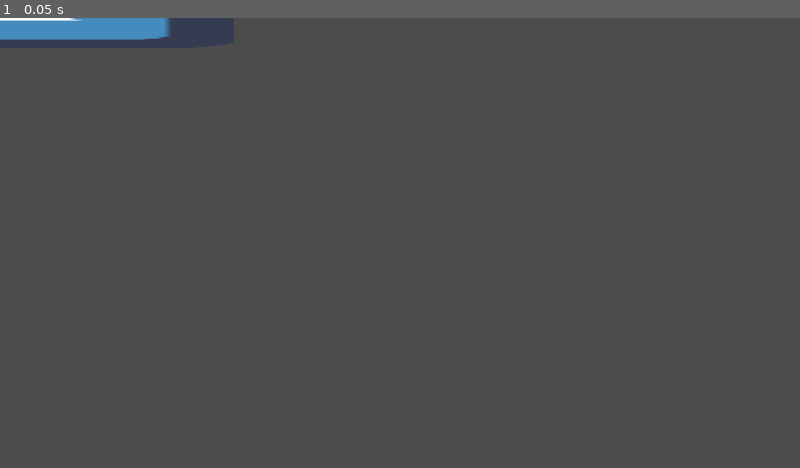
Above: before the commit, frame 1.
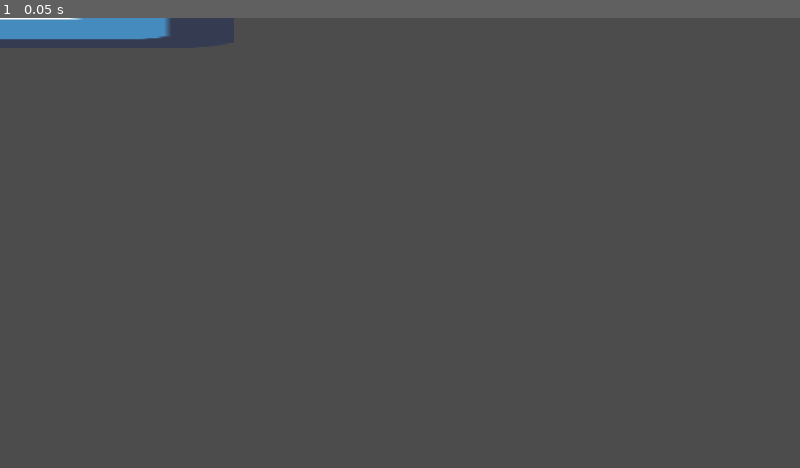
Above: after the commit, the same moment.

Repository: Sawardo/Mutacell-1
Game: Godot game, scene res://palpiso.tscn
Same seed, same stepped clock (60 frames per second), same inputs: the game is played once before the commit and once after it. The project has no main scene, so this scene is started directly. The engine's default icon, where the game draws it, is replaced by a stand-in: a white triangle on a blue panel in a dark square.
Inputs:
- Up to frame 1 (0.05 s): no input

The runs differ from the first frame. In frame 1, less than 0.1% of the frame differs, in the area x 0-21%, y 0-5%.

Commit message:
Mejora absoluta
05/04/22
Ahora toca el piso. Ahora mismo. Right now.

Diff:
--- a/palpiso.tscn
+++ b/palpiso.tscn
@@ -6,15 +6,17 @@
 bounce = 0.2
 
 [sub_resource type="RectangleShape2D" id=1]
+extents = Vector2( 10, 9.875 )
 
 [node name="Node2D" type="StaticBody2D"]
 physics_material_override = SubResource( 2 )
 
 [node name="CollisionShape2D" type="CollisionShape2D" parent="."]
+position = Vector2( 0, 0.5 )
 scale = Vector2( 30, 4 )
 shape = SubResource( 1 )
 
-[node name="Icon" type="Sprite" parent="CollisionShape2D"]
-position = Vector2( -0.0333333, 0.25001 )
-scale = Vector2( 0.3125, 0.289063 )
+[node name="Icon" type="Sprite" parent="."]
+position = Vector2( -0.999999, -0.499951 )
+scale = Vector2( 9.375, 1.20313 )
 texture = ExtResource( 1 )
--- a/pj1.tscn
+++ b/pj1.tscn
@@ -254,7 +254,7 @@
 
 [sub_resource type="CapsuleShape2D" id=3]
 radius = 8.0
-height = 6.0
+height = 4.0
 
 [node name="pj1" type="KinematicBody2D"]
 script = ExtResource( 2 )
